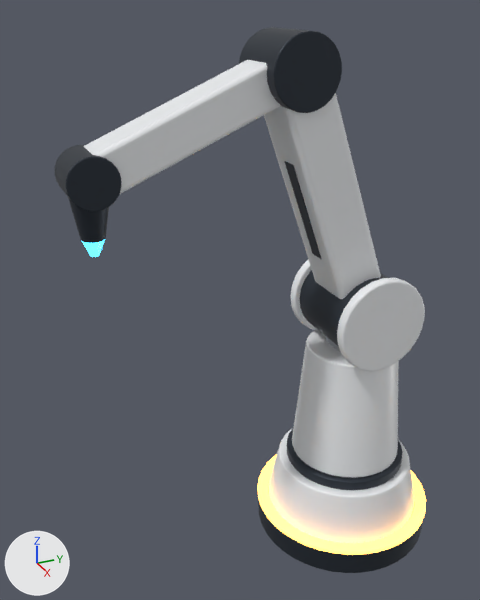
Renders of the FBX model Assets/_ImpossibleLab/Art/Models/RobotArm.fbx from each side of a commit.
Before and after are seen from a camera (50 mm lens) standing at (1.83, -1.28, 1.98) and looking at (-0.08, -0.42, 1.02). The axes (+X, +Y, +Z) are drawn at lower left. The lights are the same throughout. The picture after the commit comes second. Where no turn or scale is listed for an object, it has been applied to the vertices.

The first picture shows 'ARM_Base', 'ARM_Fore', 'ARM_Upper'.
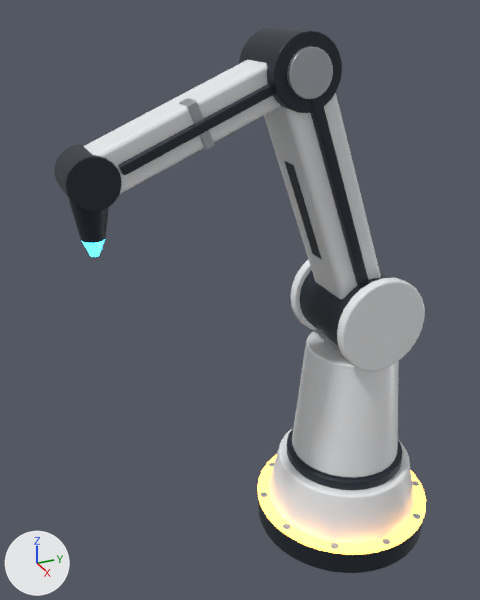
What differs and where, as boxes [x1, y1, x2, y2] in the pictures (480 x 600 px):
part 1 of me_arm_upper_001, added
    after: [287, 46, 333, 99]
part 2 of me_arm_upper_001, added
    after: [310, 96, 369, 288]
part 3 of me_arm_fore_001, added
    after: [118, 84, 275, 175]
part 4 of me_arm_fore_001, added
    after: [179, 98, 215, 150]

The change, as a diff of the scene's bpy script:
```diff
--- a/Assets/_ImpossibleLab/Art/Models/RobotArm.fbx.py
+++ b/Assets/_ImpossibleLab/Art/Models/RobotArm.fbx.py
@@ me_arm_fore_001 @@
 # used by ob_arm_fore; location = (0.0, -0.3, 1.78)
-me_arm_fore_001.from_pydata(...)  # 416 vertices, 360 faces; spans x -0.085..0.085, y -0.695..0.039, z -0.49..0.063
+me_arm_fore_001.from_pydata(...)  # 528 vertices, 468 faces; spans x -0.085..0.099, y -0.695..0.039, z -0.49..0.063
+# me_arm_fore_001 part 3: a new loose piece of 56 vertices spanning x 0.071..0.099, y -0.55..-0.058, z -0.241..-0.014, in mat_mat_dark (greyish blue #353c45)
+# me_arm_fore_001 part 4: a new loose piece of 56 vertices spanning x 0.012..0.082, y -0.349..-0.271, z -0.197..-0.063, in mat_mat_metal (light grey #c4c8ce)
 me_arm_fore_001.materials.append(mat_mat_white)
@@ me_arm_fore_001 @@
 me_arm_fore_001.materials.append(mat_mat_blue)
+me_arm_fore_001.materials.append(mat_mat_metal)  # light grey #c4c8ce
@@ me_arm_upper_001 @@
 # used by ob_arm_upper; location = (0.0, 0.0, 0.95)
-me_arm_upper_001.from_pydata(...)  # 296 vertices, 274 faces; spans x -0.12..0.12, y -0.41..0.081, z -0.042..0.94
+me_arm_upper_001.from_pydata(...)  # 608 vertices, 558 faces; spans x -0.135..0.135, y -0.41..0.081, z -0.042..0.94
+# me_arm_upper_001 part 1: the loose piece of 144 vertices spanning x -0.12..0.12, y -0.41..-0.19, z 0.72..0.94 is copied, and the copy is scaled about its middle by (1.13, 0.635, 0.635), in mat_mat_metal (light grey #c4c8ce); it spans x -0.135..0.135, y -0.37..-0.23, z 0.76..0.9
+# me_arm_upper_001 part 2: a new loose piece of 56 vertices spanning x 0.087..0.123, y -0.292..-0.008, z 0.062..0.768, in mat_mat_dark (greyish blue #353c45)
+# other edits to the shape of me_arm_upper_001 do not show in these pictures
 me_arm_upper_001.materials.append(mat_mat_white)
 me_arm_upper_001.materials.append(mat_mat_dark)
+me_arm_upper_001.materials.append(mat_mat_metal)  # light grey #c4c8ce
```
